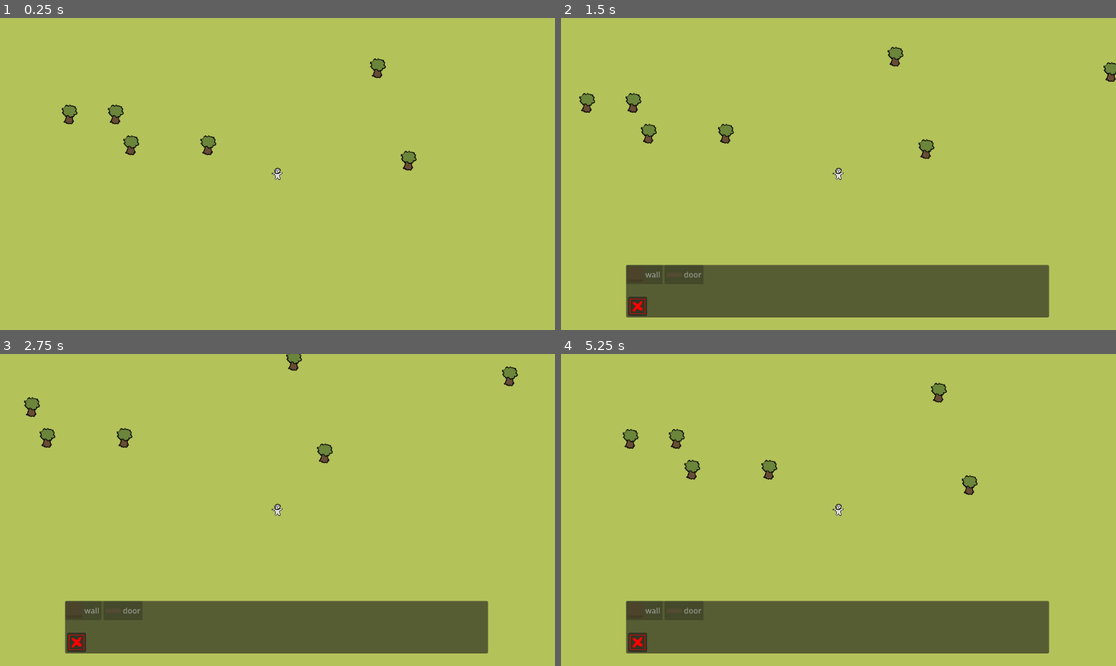
Above: before the commit, frames 1-4 (two rows, left to right).
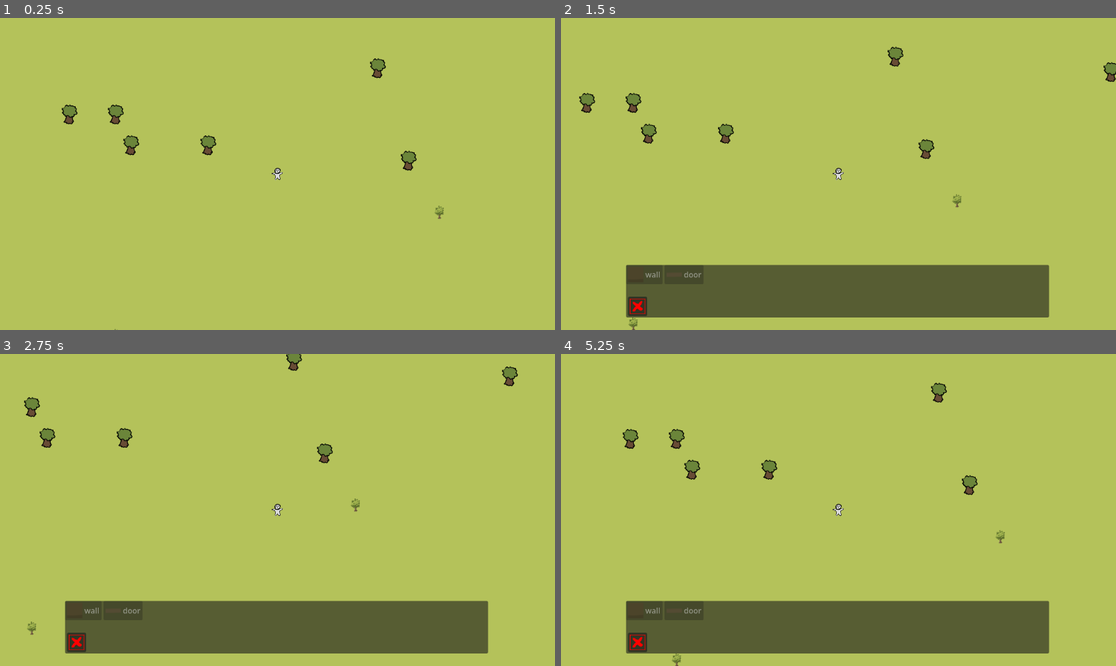
Above: after the commit, the same moments.

Repository: lawrencelin97/survival-game
Game: Godot game, scene res://scenes/main.tscn
Two runs of this game, one before a commit and one after it. Both use one fixed random seed, a clock stepped at 60 frames per second and the inputs below.
Inputs (mouse positions are in pixels of both pictures, inside the frame that each line leads up to):
- Up to frame 1 (0.25 s): no input
- Up to frame 2 (1.5 s): tap Enter at 0.5 s; move the mouse to (960, 158) at 0.52 s; hold D (move_right) 0.53-1.28 s; hold B (build) 0.53-1.28 s; move the mouse to (727, 189) at 1.27 s; hold S (move_down) from 1.28 s (still down); tap E (interact) at 1.35 s
- Up to frame 3 (2.75 s): move the mouse to (333, 441) at 2.02 s; release S (move_down) at 2.03 s; press the mouse at (333, 441) at 2.03 s; hold D (move_right) from 2.03 s (still down)
- Up to frame 4 (5.25 s): move the mouse to (810, 572) at 2.77 s; release D (move_right) at 2.78 s; release the mouse at (810, 572) at 2.78 s; hold W (move_up) 2.78-3.53 s; tap B (build) at 2.85 s; move the mouse to (1005, 556) at 3.52 s; hold E (interact) 3.53-4.28 s; hold A (move_left) 3.53-5.03 s; move the mouse to (672, 463) at 4.27 s; click (672, 463) at 4.35 s; move the mouse to (866, 510) at 5.02 s; hold S (move_down) from 5.03 s (still down); hold B (build) from 5.03 s (still down)

The runs differ from the first frame. In frame 1, less than 0.1% of the frame differs, in the area x 20-80%, y 60-100%; in frame 2, less than 0.1%; in frame 3, less than 0.1%, in the area x 4-65%, y 46-91%; in frame 4, less than 0.1%.

Commit message:
added shrubs

Diff:
--- /dev/null
+++ b/resources/wood_stick.tres
@@ -0,0 +1,11 @@
+[gd_resource type="Resource" script_class="ItemData" format=3 uid="uid://comhmhco42syj"]
+
+[ext_resource type="Texture2D" uid="uid://bsjmdm3klq0qq" path="res://art/stick.png" id="1_8unyx"]
+[ext_resource type="Script" uid="uid://byhixqi3mxvf2" path="res://scripts/resources/ItemData.gd" id="2_ne4pj"]
+
+[resource]
+script = ExtResource("2_ne4pj")
+id = "wood_stick"
+display_name = "Wood Stick"
+icon = ExtResource("1_8unyx")
+metadata/_custom_type_script = "uid://byhixqi3mxvf2"
--- a/scenes/main.tscn
+++ b/scenes/main.tscn
@@ -4,6 +4,7 @@
 [ext_resource type="Script" uid="uid://dahw6vqik3h1h" path="res://scripts/world/MapGenerator.gd" id="1_jyhfs"]
 [ext_resource type="Texture2D" uid="uid://wayofehg0x2t" path="res://art/basic tiles.png" id="1_sugp2"]
 [ext_resource type="PackedScene" uid="uid://c7olm5eujmlgc" path="res://scenes/resource nodes/Tree.tscn" id="2_0wfyh"]
+[ext_resource type="PackedScene" uid="uid://cm5jcq5tnd3py" path="res://scenes/resource nodes/shrub.tscn" id="3_o6xl0"]
 [ext_resource type="Texture2D" uid="uid://c24xoxleeffjr" path="res://art/room tiles.png" id="4_tefeu"]
 [ext_resource type="Script" uid="uid://cl7wdium70swv" path="res://scripts/world/RoomFloorLayer.gd" id="5_o6xl0"]
 
@@ -38,6 +39,7 @@
 tilemaplayer = NodePath("../TileMapLayer")
 ground_atlas_coords = Vector2i(0, 1)
 tree_scene = ExtResource("2_0wfyh")
+shrub_scene = ExtResource("3_o6xl0")
 
 [node name="TileMapLayer" type="TileMapLayer" parent="." unique_id=194574604]
 z_index = -10
--- /dev/null
+++ b/scenes/resource nodes/shrub.tscn
@@ -0,0 +1,40 @@
+[gd_scene format=3 uid="uid://cm5jcq5tnd3py"]
+
+[ext_resource type="Script" uid="uid://bxwy8gn0aqa60" path="res://scripts/world/ResourceNode.gd" id="1_f0g4s"]
+[ext_resource type="Resource" uid="uid://comhmhco42syj" path="res://resources/wood_stick.tres" id="2_f0g4s"]
+[ext_resource type="PackedScene" uid="uid://dof26f1tff6lm" path="res://scenes/world_item_pickup.tscn" id="3_jgp3t"]
+[ext_resource type="Texture2D" uid="uid://b8on1p4j2dp1y" path="res://art/shrub.png" id="4_hj16t"]
+[ext_resource type="Script" uid="uid://ynlrtwcqow46" path="res://scripts/components/Interactable.gd" id="5_0pgqr"]
+[ext_resource type="Script" uid="uid://cn6b5dp787u0v" path="res://scripts/components/HealthComponent.gd" id="6_jdr0r"]
+
+[sub_resource type="CircleShape2D" id="CircleShape2D_r0kve"]
+radius = 14.0
+
+[sub_resource type="CircleShape2D" id="CircleShape2D_2i8fu"]
+radius = 32.01562
+
+[node name="Shrub" type="StaticBody2D" unique_id=31252562]
+script = ExtResource("1_f0g4s")
+drop_item = ExtResource("2_f0g4s")
+drop_amount_min = 8
+drop_amount_max = 10
+pickup_scene = ExtResource("3_jgp3t")
+
+[node name="Sprite2D" type="Sprite2D" parent="." unique_id=1313693617]
+position = Vector2(-0.08441591, -0.3394804)
+scale = Vector2(0.75527596, 0.7552759)
+texture = ExtResource("4_hj16t")
+
+[node name="CollisionShape2D" type="CollisionShape2D" parent="." unique_id=1761289141]
+position = Vector2(0, 1)
+shape = SubResource("CircleShape2D_r0kve")
+
+[node name="Interactable" type="Area2D" parent="." unique_id=770215340]
+script = ExtResource("5_0pgqr")
+
+[node name="CollisionShape2D" type="CollisionShape2D" parent="Interactable" unique_id=924948773]
+shape = SubResource("CircleShape2D_2i8fu")
+
+[node name="HealthComponent" type="Node" parent="." unique_id=1526874589]
+script = ExtResource("6_jdr0r")
+max_health = 1.0
--- a/scripts/world/MapGenerator.gd
+++ b/scripts/world/MapGenerator.gd
@@ -23,6 +23,9 @@
 @export var tree_count := 20
 @export var clear_radius_cells := 3  # keep this many cells around the map center tree-free, for player spawn
 
+@export var shrub_scene: PackedScene
+@export var shrub_count := 20
+
 @export var use_random_seed := false
 @export var seed_value := 0
 
@@ -32,6 +35,7 @@
 func generate() -> void:
 	_fill_ground()
 	_spawn_trees()
+	_spawn_shrubs()
 
 func _fill_ground() -> void:
 	if not tilemaplayer:
@@ -76,5 +80,40 @@
 		# its own cell in _ready() as soon as it's added to the tree above.
 		placed += 1
 
+func _spawn_shrubs() -> void:
+	if not shrub_scene:
+		push_warning("MapGenerator has no shrub_scene assigned.")
+		return
+
+	var rng := RandomNumberGenerator.new()
+	if use_random_seed:
+		rng.seed = seed_value
+	else:
+		rng.randomize()
+
+	var center := Vector2.ZERO
+	var placed := 0
+	var attempts := 0
+	var max_attempts := shrub_count * 30  # safety net so a crowded map can't infinite-loop
+
+	while placed < shrub_count and attempts < max_attempts:
+		attempts += 1
+		var cell := Vector2i(
+			rng.randi_range(-map_width_cells+1, map_width_cells - 1),
+			rng.randi_range(-map_height_cells+1, map_height_cells - 1)
+		)
+
+		if Vector2(cell).distance_to(center) < clear_radius_cells:
+			continue  # keep the player's spawn area clear
+		if not GridManager.is_cell_free(cell):
+			continue  # something (another tree) is already here
+
+		var shrub := shrub_scene.instantiate()
+		shrub.global_position = GridManager.grid_to_world(cell)
+		add_child(shrub)
+		# No need to call GridManager.occupy() here — ResourceNode registers
+		# its own cell in _ready() as soon as it's added to the tree above.
+		placed += 1
+
 	if placed < tree_count:
 		push_warning("MapGenerator only placed %d/%d trees before running out of attempts — map may be too small or crowded." % [placed, tree_count])
Binary file added: art/shrub.png
Not shown, added: art/shrub.png.import
Binary file added: art/stick.png
Not shown, added: art/stick.png.import
